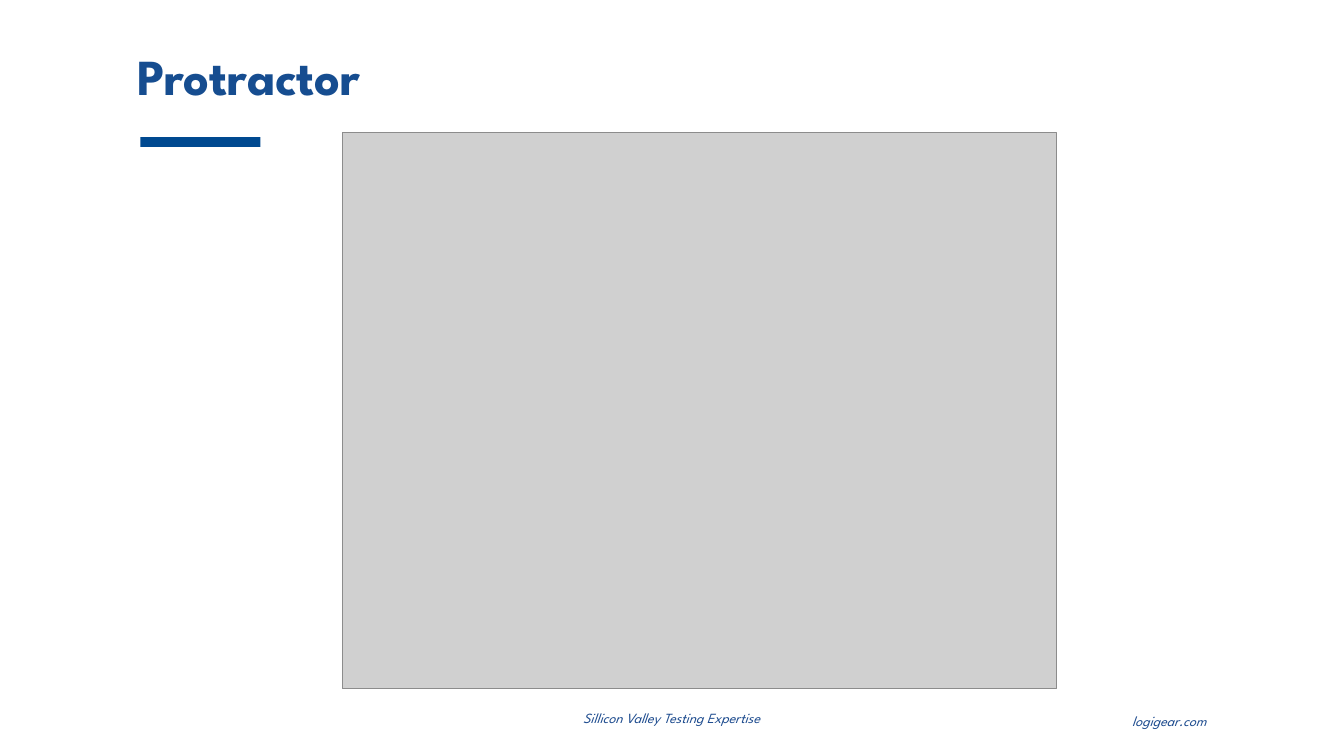
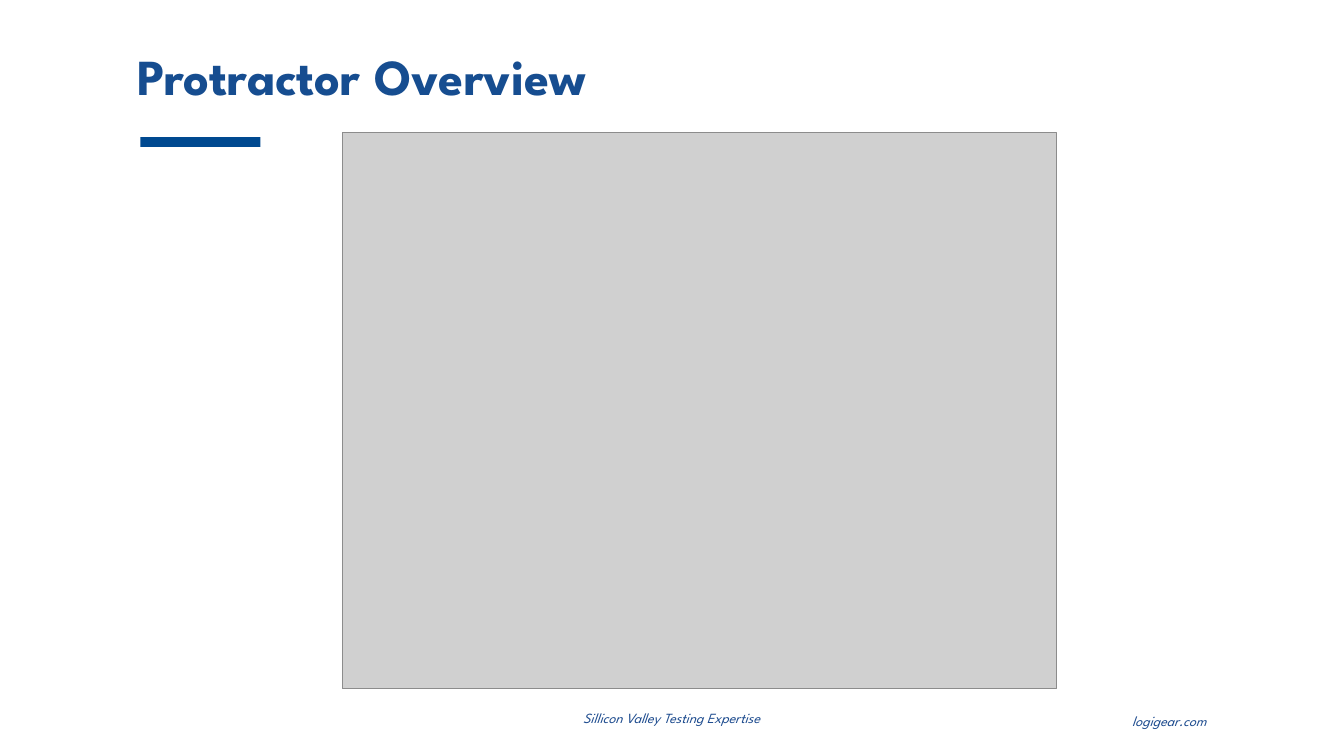
Before and after one commit to thewalldao/ICT_PROTRACTOR, a slide deck: slide 19 of Document/Study_document/inContact.pptx (slide 17 before the commit). Drawn at 1344x756 pixels with LibreOffice and Linux fonts; fonts in the diff are those of the drawing; grey boxes stand for pictures; background and template pictures are left out. Boxes give left, top, right and bottom in pixels: in the first picture for what was removed or moved away, otherwise in the second. Text is boxed around its words. In the diff, an @@ line names an element or a change of style, - is before the commit and + after.

Commit message:
Update inContact.pptx and ~$Protractor.pptx

```diff
--- a/Document/Study_document/inContact.pptx
+++ b/Document/Study_document/inContact.pptx
@@ title at <box>137,61,586,96</box>: text changed @@
-Protractor
+Protractor Overview
```
Also in this commit, not shown: 5 other slides changed, 4 slides added.
